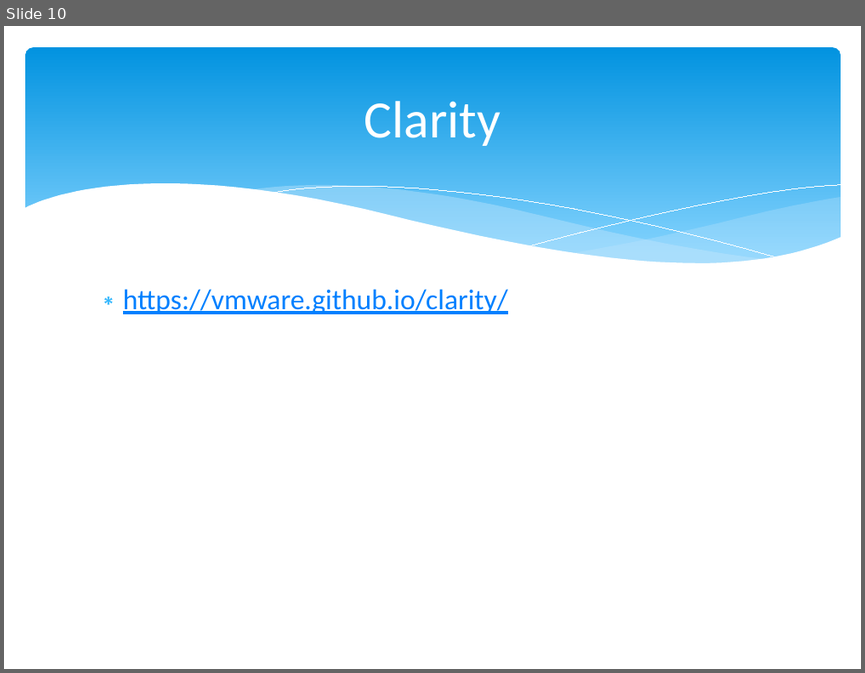
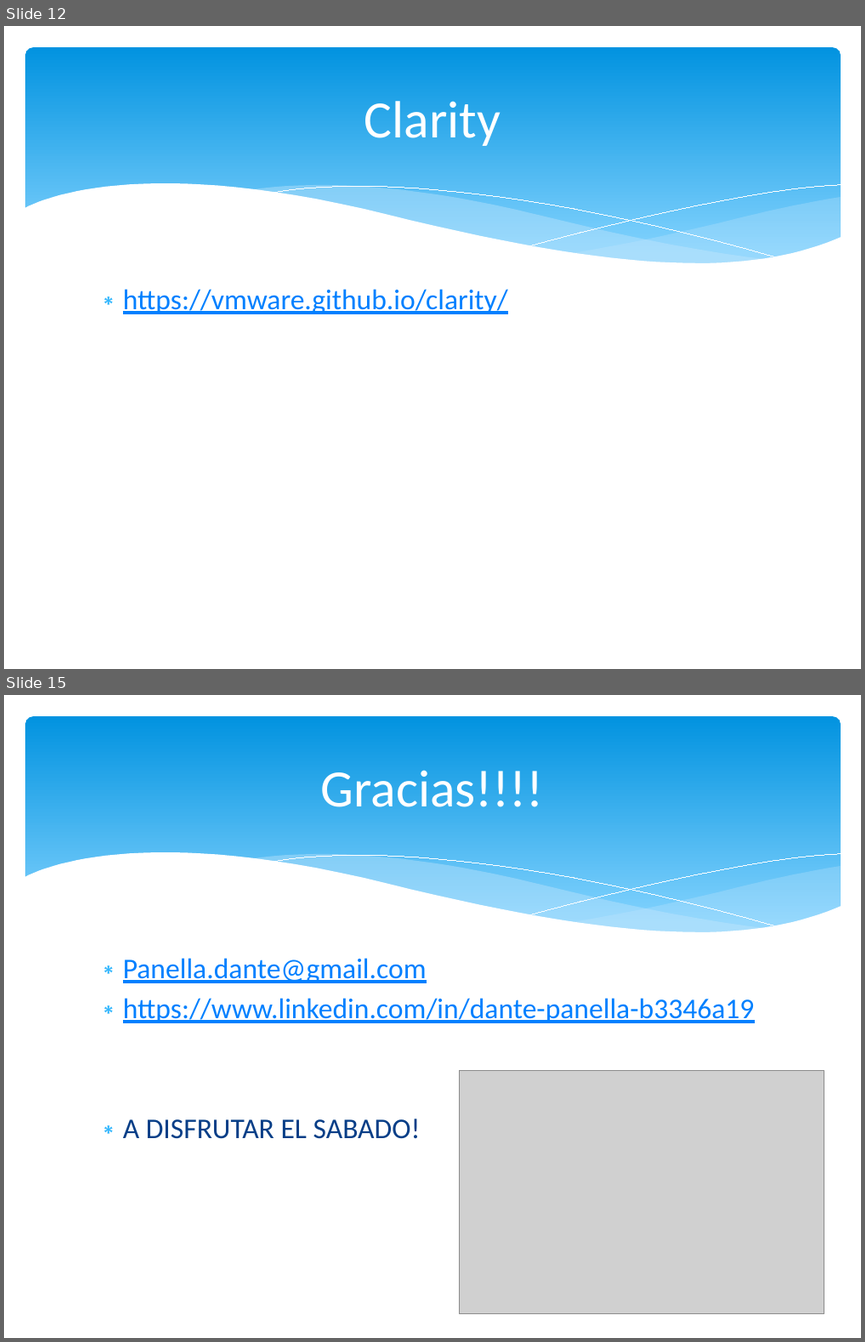
Before and after one commit to codigo-code/fullstack, a slide deck: FullStak Dia 2.pptx. Shown one above the other, each under a label of ours: slide 10 before the commit, slides 12 and 15 after it; the slides between them are not shown. The pictures are 865x673 and 865x1342 pixels, drawn with LibreOffice and Linux fonts; fonts in the diff are those of the drawing; grey boxes stand for pictures. Boxes give left, top, right and bottom in pixels: in the first picture for what was removed or moved away, otherwise in the second. Text is boxed around its words. In the diff, an @@ line names an element or a change of style, - is before the commit and + after.

```diff
--- a/FullStak Dia 2.pptx
+++ b/FullStak Dia 2.pptx
@@ slide 15 added at (x1=4, y1=695, x2=861, y2=1338), background #FFFFFF; not listed: 6 template elements that a slide beside it also shows @@
@@ title added at (x1=321, y1=770, x2=544, y2=807), 44 pt, text #FFFFFF @@
+Gracias!!!!
@@ text added at (x1=123, y1=958, x2=755, y2=1139), 24 pt, text #0080FF, underline @@
+∗ Panella.dante@gmail.com
+∗ https://www.linkedin.com/in/dante-panella-b3346a19
+∗ A DISFRUTAR EL SABADO!
@@ picture added at (x1=459, y1=1071, x2=823, y2=1313) @@
@@ what was slide 10 is now slide 12 @@
```
Also in this commit, not shown: 4 other slides added.
